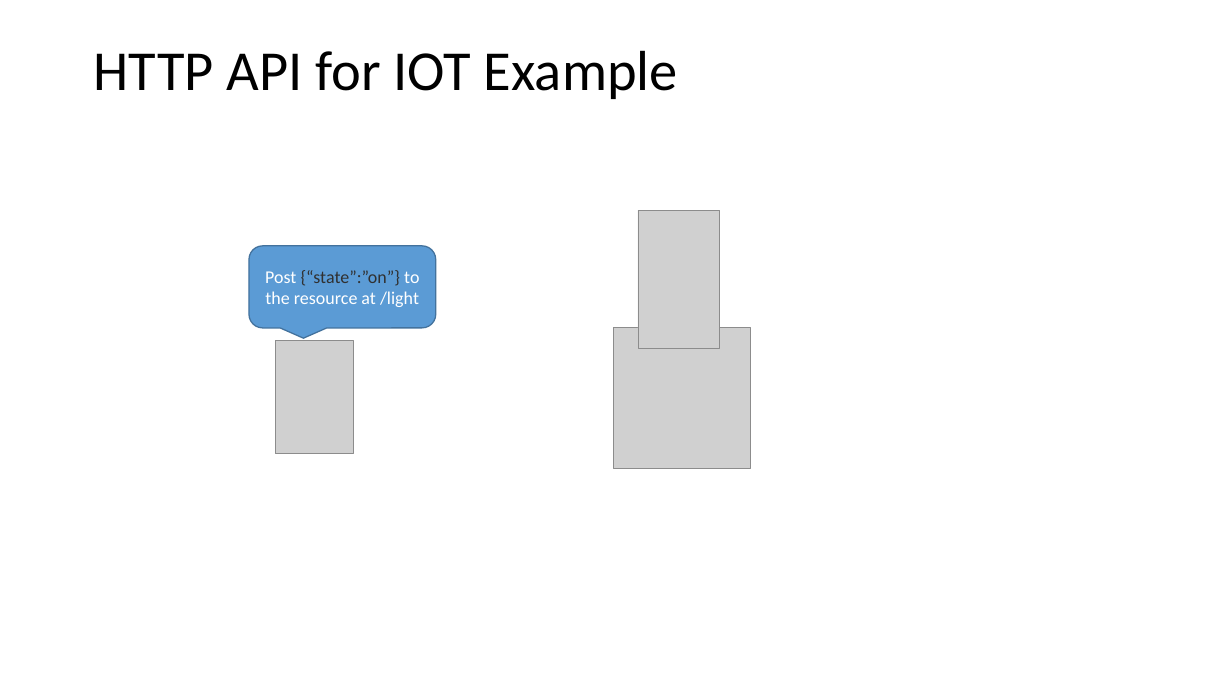
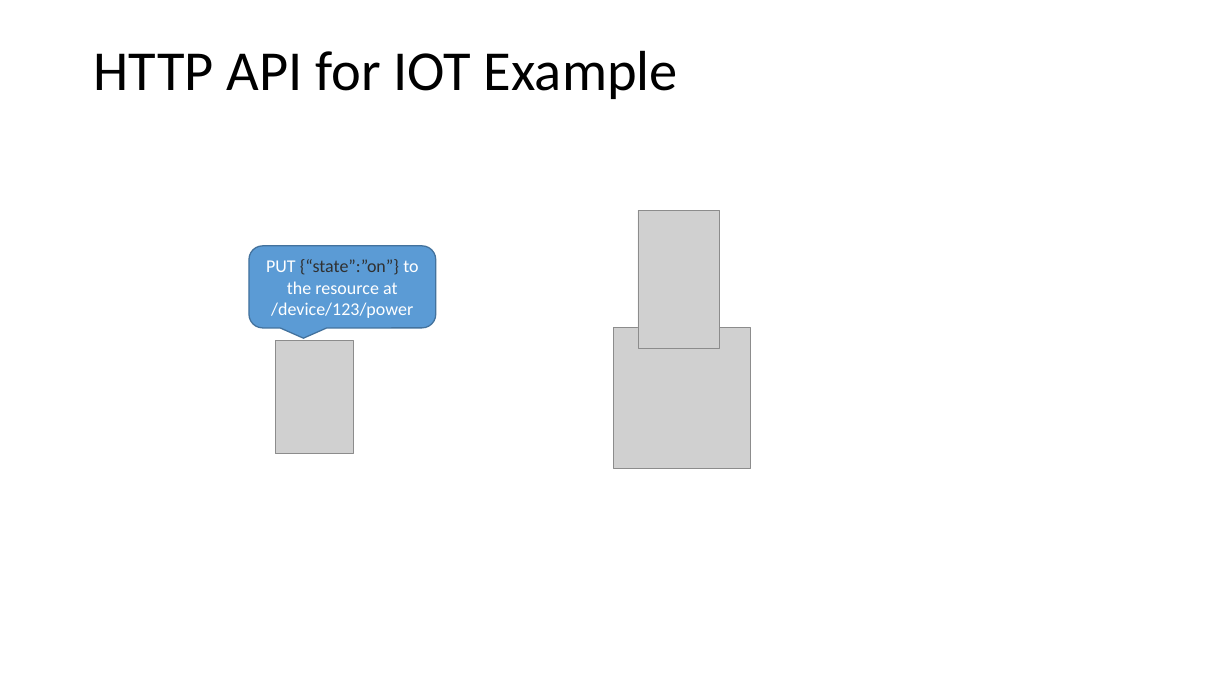
Before and after one commit to setu-comp-sci-2025/computer-systems-networks, a slide deck: slide 18 of topic-09-week9/unit-1/talk-01/HTTP.pptx (slide 16 before the commit). Drawn at 1232x693 pixels with LibreOffice and Linux fonts; fonts in the diff are those of the drawing; grey boxes stand for pictures. Boxes give left, top, right and bottom in pixels: in the first picture for what was removed or moved away, otherwise in the second. Text is boxed around its words. In the diff, an @@ line names an element or a change of style, - is before the commit and + after.

```diff
--- a/topic-09-week9/unit-1/talk-01/HTTP.pptx
+++ b/topic-09-week9/unit-1/talk-01/HTTP.pptx
@@ text in rounded speech box at bbox=[266, 259, 418, 318]: text changed @@
-Post {“state”:”on”} to the resource at /light
+PUT {“state”:”on”} to the resource at /device/123/power
```
Also in this commit, not shown: 2 other slides changed, 2 slides added, 1 slide removed, 20 other files.
